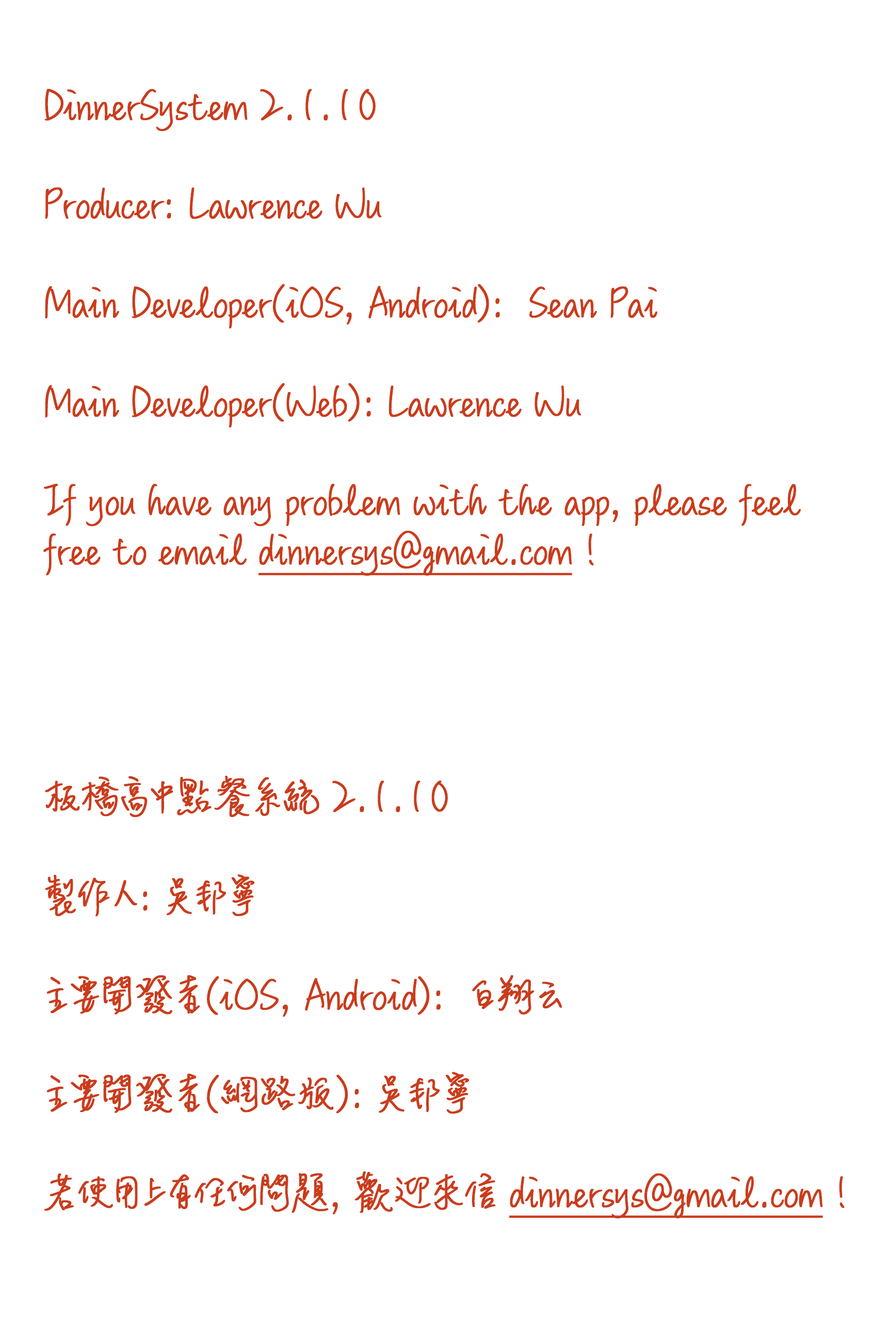
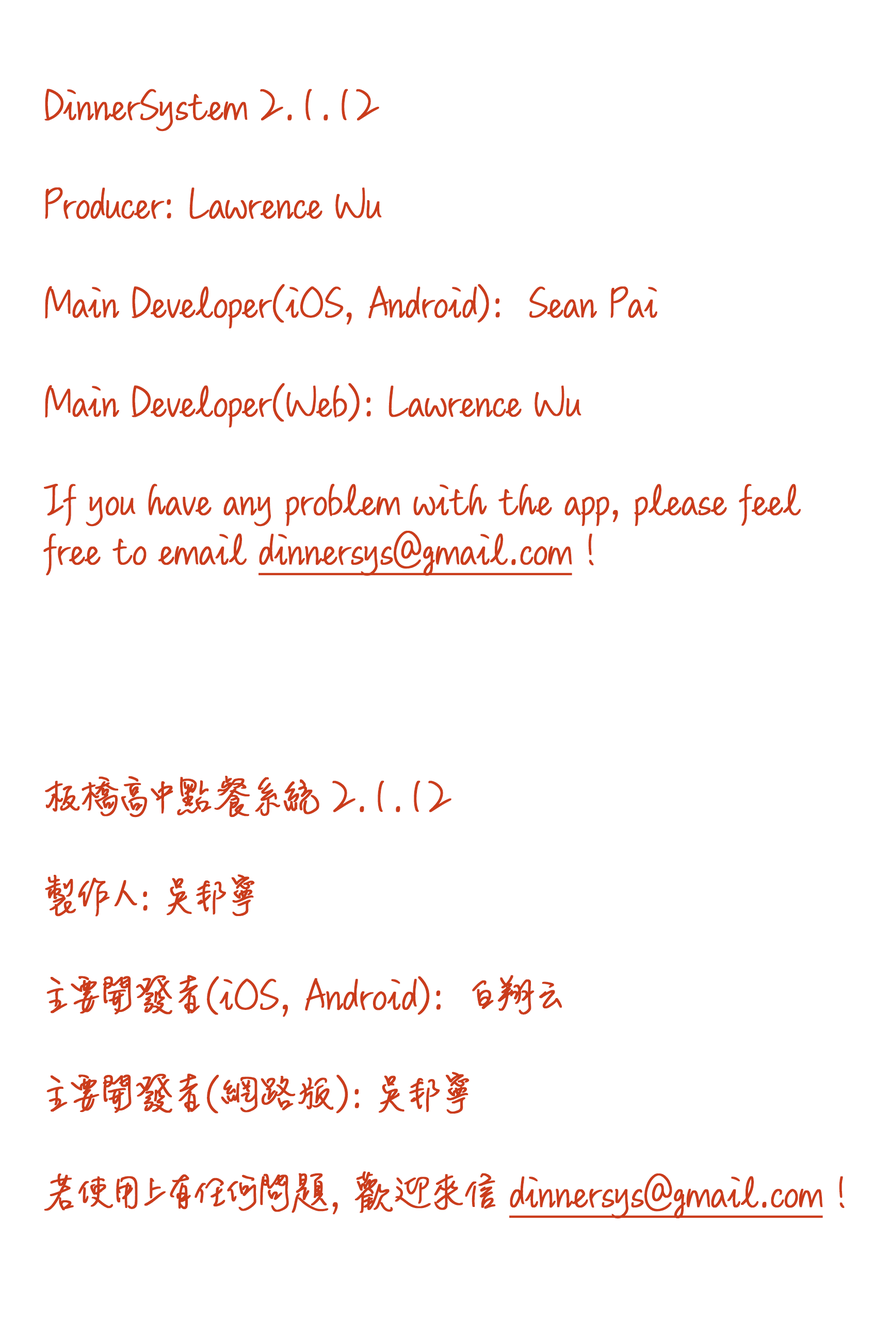
Layers edited between the first and the second 890x1339 image:
renamed "DinnerSystem 2.1.10 Producer: Lawrence Wu Main Developer(iOS," to "DinnerSystem 2.1.12 Producer: Lawrence Wu Main Developer(iOS,", painted on it over [355, 88, 452, 813]
